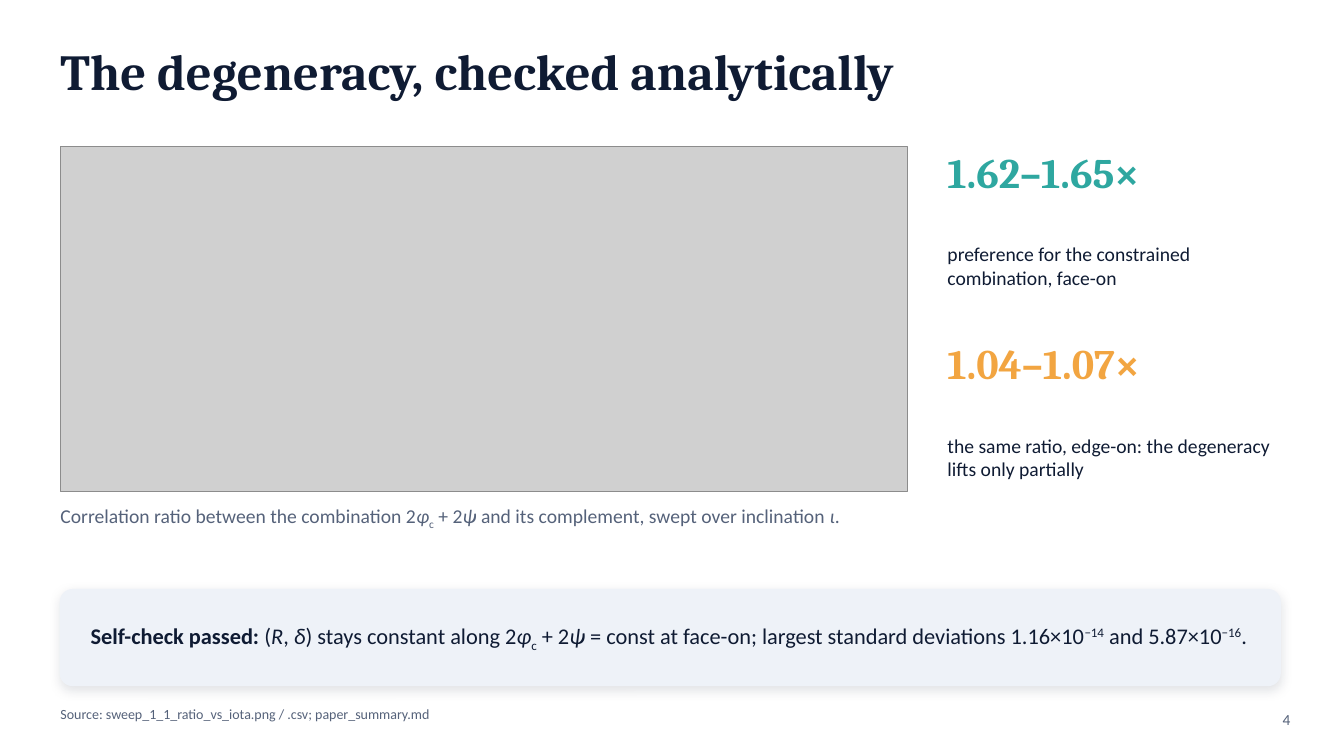
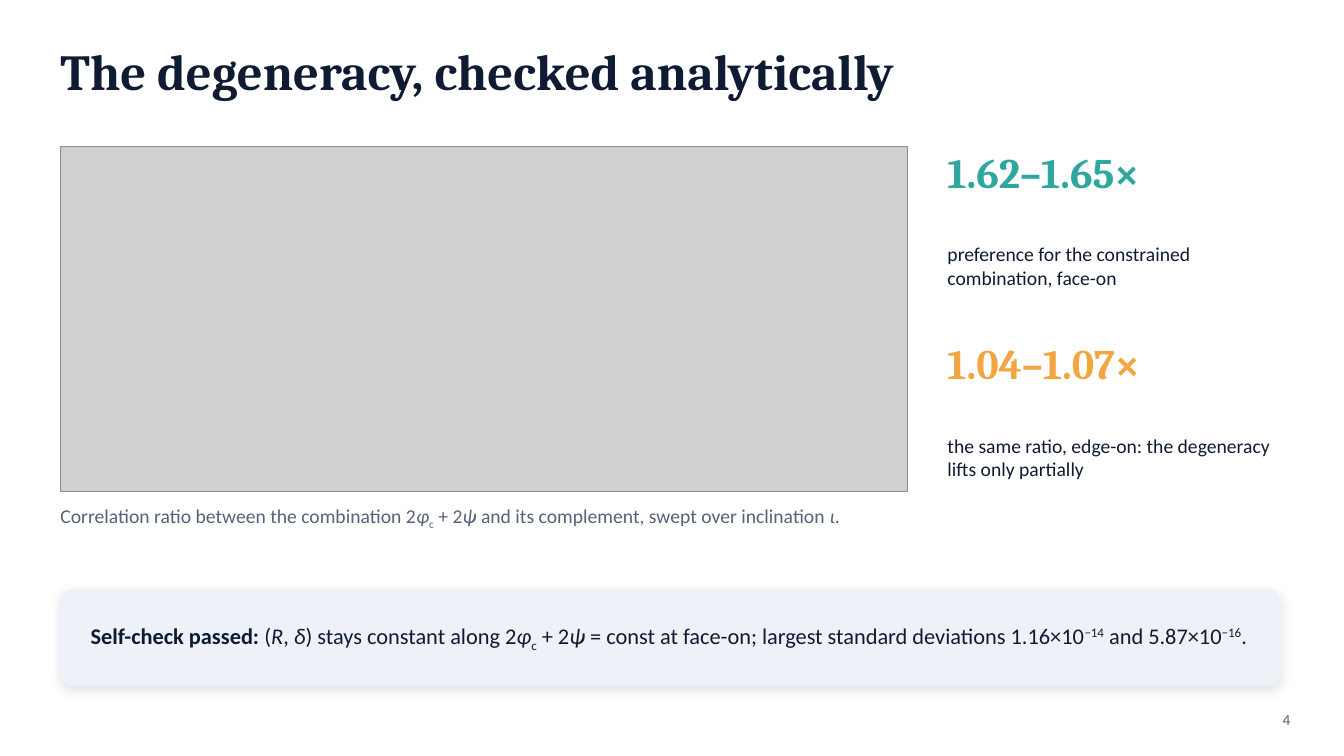
Before and after one commit to syedalimohsinbukhari/ml_practice_v2, a slide deck: slide 4 of experiments/phic_psi_poc-redo/phic_psi_presentation.pptx. Drawn at 1344x756 pixels with LibreOffice and Linux fonts; fonts in the diff are those of the drawing; grey boxes stand for pictures. Boxes give left, top, right and bottom in pixels: in the first picture for what was removed or moved away, otherwise in the second. Text is boxed around its words. In the diff, an @@ line names an element or a change of style, - is before the commit and + after.

Commit message:
[phic-psi-degeneracy-redo-minor-29]
- updated the presentation

```diff
--- a/experiments/phic_psi_poc-redo/phic_psi_presentation.pptx
+++ b/experiments/phic_psi_poc-redo/phic_psi_presentation.pptx
@@ text removed at (60,709,429,722) @@
-Source: sweep_1_1_ratio_vs_iota.png / .csv; paper_summary.md
```
Also in this commit, not shown: 14 other slides changed, 2 other files.
